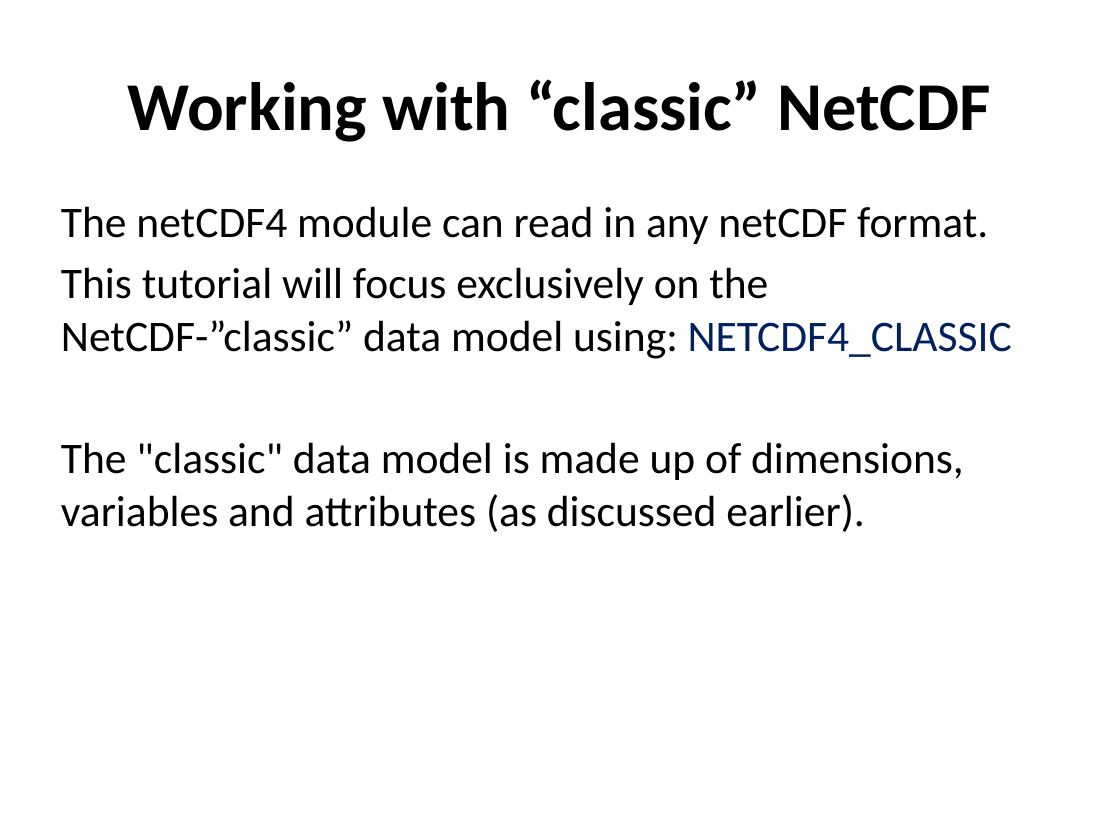
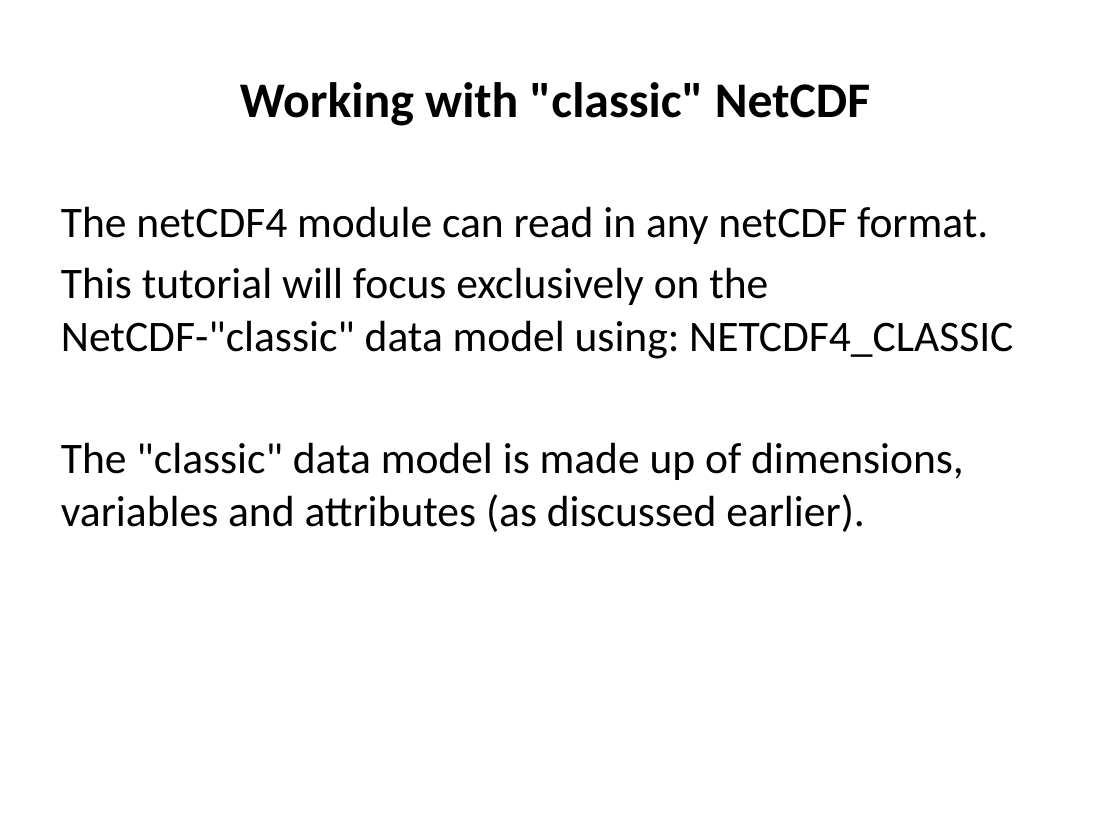
Before and after one commit to ncasuk/ncas-isc, a slide deck: slide 4 of python/presentations/read_write_data/10_read_netcdf_python.ppt. Drawn at 1120x840 pixels with LibreOffice and Linux fonts; fonts in the diff are those of the drawing; background and template pictures are left out. Boxes give left, top, right and bottom in pixels: in the first picture for what was removed or moved away, otherwise in the second. Text is boxed around its words. In the diff, an @@ line names an element or a change of style, - is before the commit and + after.

Commit message:
Finished read_write_data7-10

```diff
--- a/python/presentations/read_write_data/10_read_netcdf_python.ppt
+++ b/python/presentations/read_write_data/10_read_netcdf_python.ppt
@@ title at (240,82,870,126): text changed; size 44 to 32 pt @@
-Working with “classic” NetCDF
+Working with "classic" NetCDF
@@ text at (61,267,1013,359): text changed @@
-This tutorial will focus exclusively on the NetCDF-”classic” data model using: NETCDF4_CLASSIC
+This tutorial will focus exclusively on the NetCDF-"classic" data model using: NETCDF4_CLASSIC
```
Also in this commit, not shown: 8 other slides changed, 1 slide added, 1 slide removed, 2 other files.
